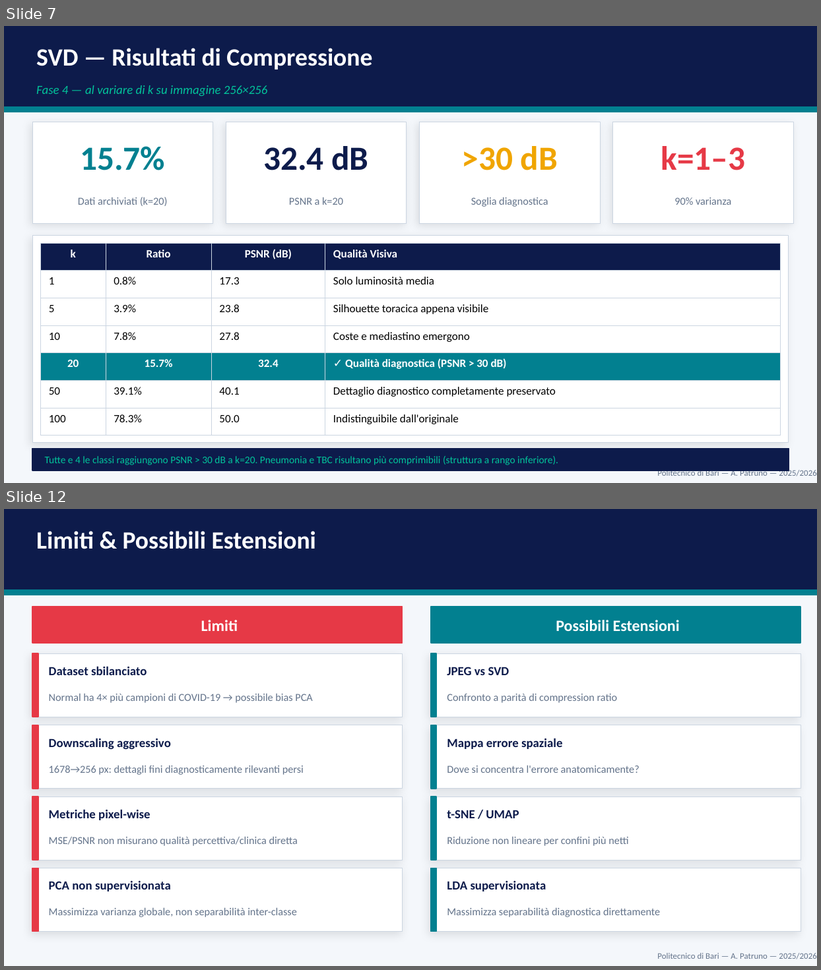
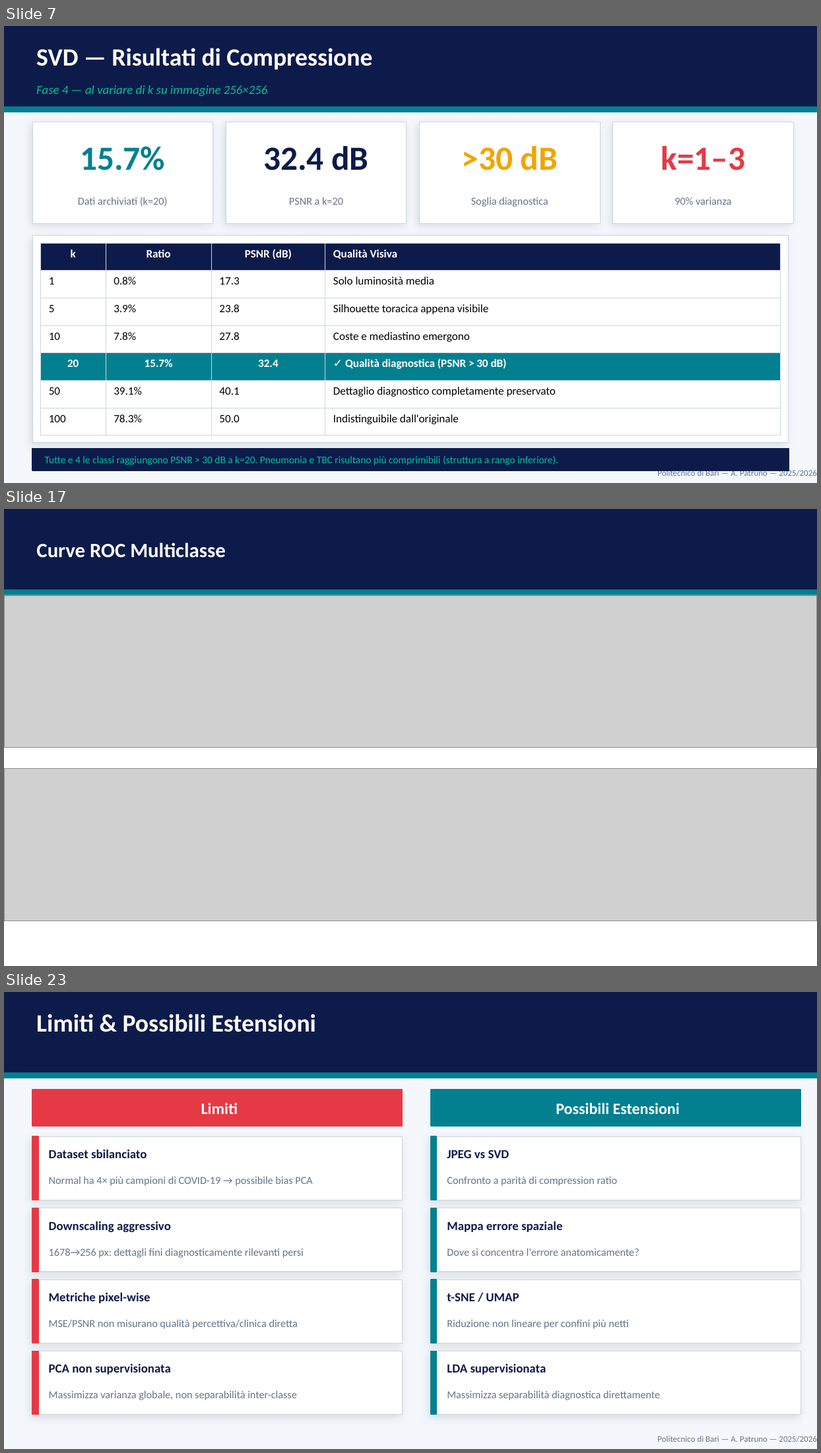
Before and after one commit to andreapatruno1/Image-Compression-and-Analysis, a slide deck: docs/Medical Image Compression and Analysis presentazione.pptx. Shown one above the other, each under a label of ours: slides 7 and 12 before the commit, slides 7, 17 and 23 after it; the slides between them are not shown. The pictures are 821x970 and 821x1453 pixels, drawn with LibreOffice and Linux fonts; fonts in the diff are those of the drawing; grey boxes stand for pictures. Boxes give left, top, right and bottom in pixels: in the first picture for what was removed or moved away, otherwise in the second. Text is boxed around its words. In the diff, an @@ line names an element or a change of style, - is before the commit and + after.

```diff
--- a/docs/Medical Image Compression and Analysis presentazione.pptx
+++ b/docs/Medical Image Compression and Analysis presentazione.pptx
@@ slide 17 added at [4,509,817,966], background #FFFFFF @@
@@ rectangle added at [4,509,817,590], fill #0D1B4B, outline #0D1B4B 1 pt @@
@@ text added at [36,543,226,558], 18 pt, text #FFFFFF, bold @@
+Curve ROC Multiclasse
@@ rectangle added at [4,590,817,596], fill #028090, outline #028090 1 pt @@
@@ picture added at [4,595,817,747] @@
@@ picture added at [4,769,817,921] @@
@@ what was slide 12 is now slide 23 @@
```
Also in this commit, not shown: 7 slides changed, 10 other slides added, 13 other files.
